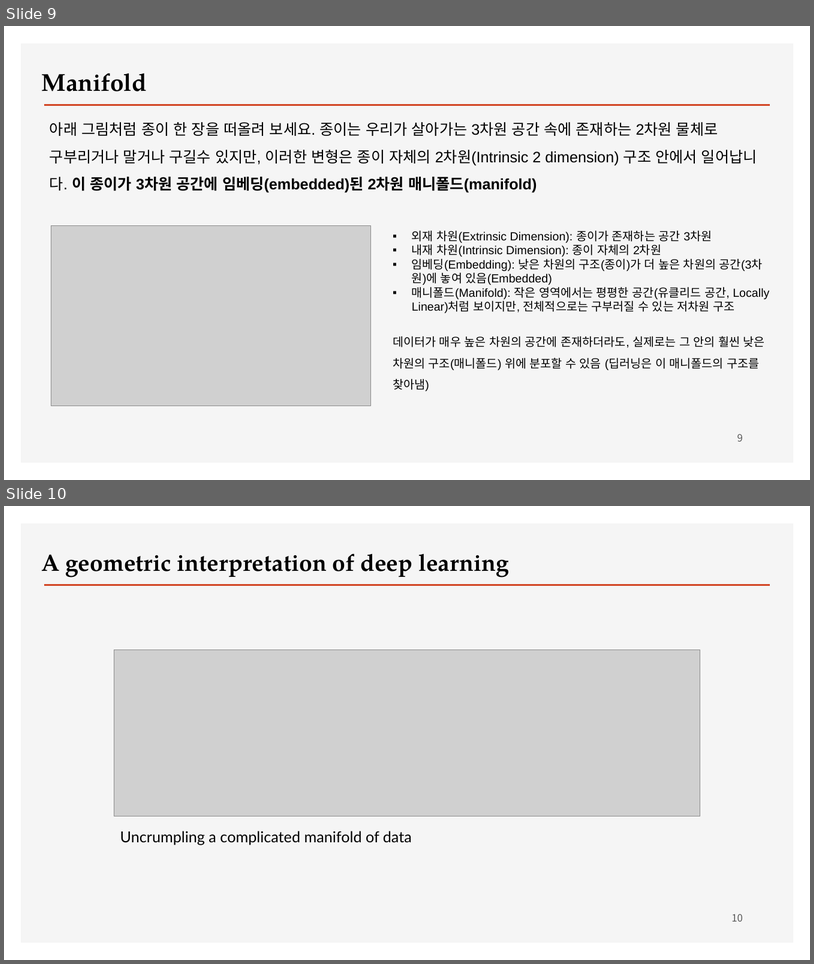
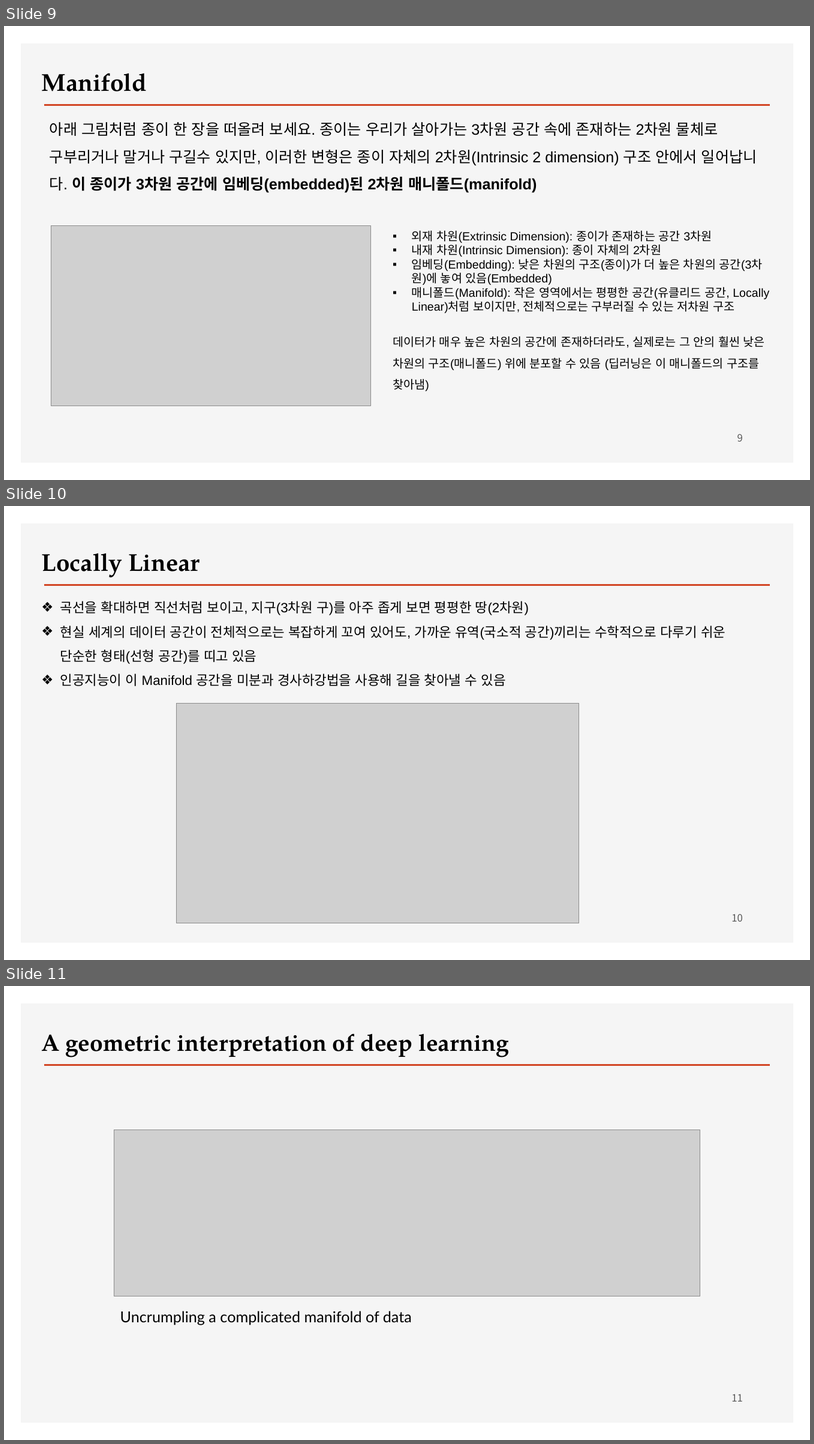
Before and after one commit to ancestor9/2026_Fall_Deep-Learning-with-Python, a slide deck: Chapter 5 Fundamentals of machine learning.pptx. Shown one above the other, each under a label of ours: slides 9 and 10 before the commit, slides 9, 10 and 11 after it. The pictures are 814x964 and 814x1444 pixels, drawn with LibreOffice and Linux fonts; fonts in the diff are those of the drawing; grey boxes stand for pictures; background and template pictures are left out. Boxes give left, top, right and bottom in pixels: in the first picture for what was removed or moved away, otherwise in the second. Text is boxed around its words. In the diff, an @@ line names an element or a change of style, - is before the commit and + after.

```diff
--- a/Chapter 5 Fundamentals of machine learning.pptx
+++ b/Chapter 5 Fundamentals of machine learning.pptx
@@ slide 10 added at box(4, 506, 810, 960), background #FFFFFF; not listed: 2 template elements that a slide beside it also shows @@
@@ text added at box(41, 553, 200, 577), 29 pt, text #000000, bold @@
+Locally Linear
@@ text added at box(60, 601, 726, 686), 16 pt, text #000000 @@
+❖ 곡선을 확대하면 직선처럼 보이고, 지구(3차원 구)를 아주 좁게 보면 평평한 땅(2차원)
+❖ 현실 세계의 데이터 공간이 전체적으로는 복잡하게 꼬여 있어도, 가까운 유역(국소적 공간)끼리는 수학적으로 다루기 쉬운 단순한 형태(선형 공간)를 띠고 있음
+❖ 인공지능이 이 Manifold 공간을 미분과 경사하강법을 사용해 길을 찾아낼 수 있음
@@ picture added at box(177, 703, 579, 923) @@
@@ page number added at box(732, 913, 743, 921), 12 pt, text #595959 @@
+10
@@ what was slide 10 is now slide 11 @@
@@ page number at box(732, 1393, 743, 1401): text changed @@
-10
+11
```
Also in this commit, not shown: 3 slides changed.
